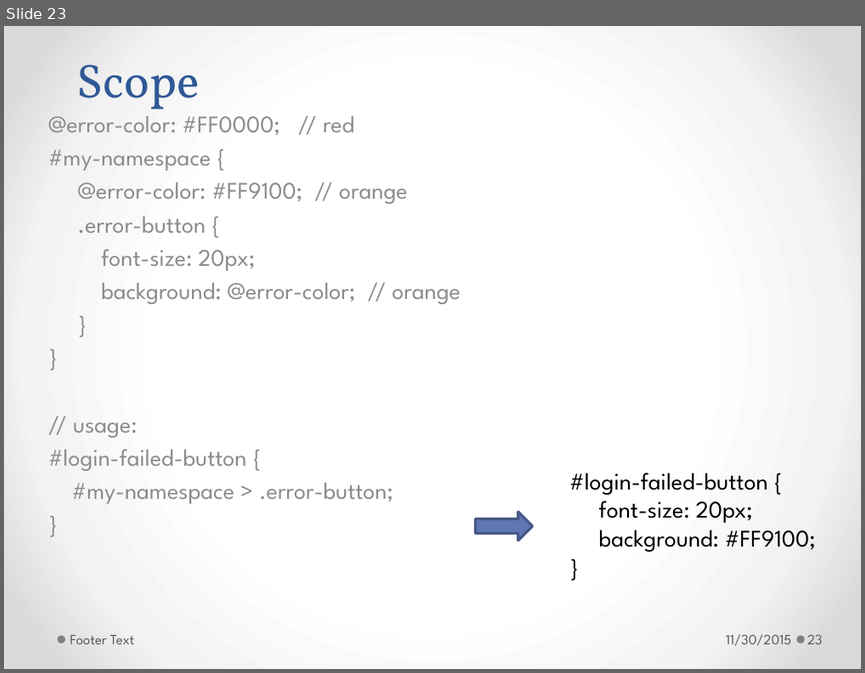
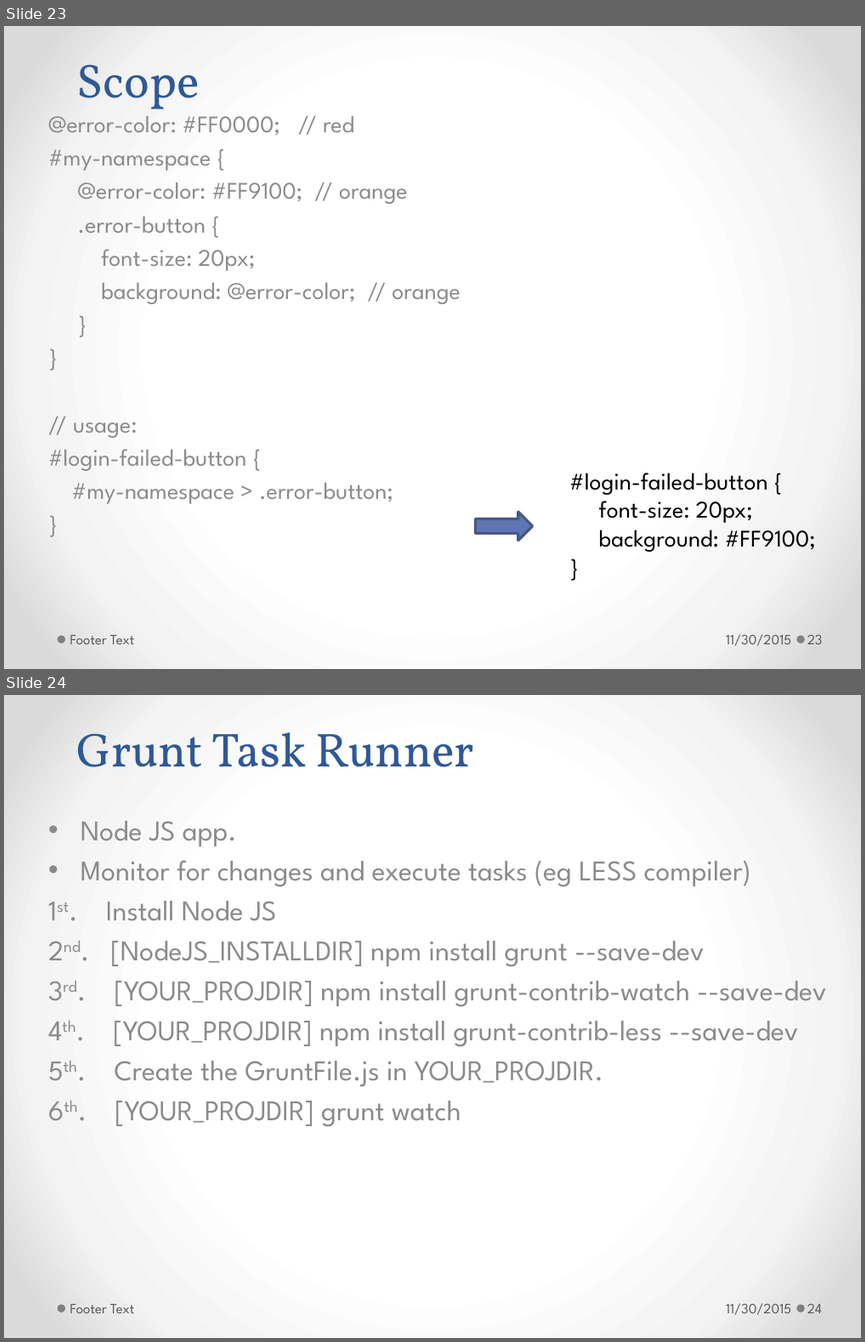
Before and after one commit to h-t-tran/work, a slide deck: brownbag/less/tech-presentation-less.pptx. Shown one above the other, each under a label of ours: slide 23 before the commit, slides 23 and 24 after it. The pictures are 865x673 and 865x1342 pixels, drawn with LibreOffice and Linux fonts; fonts in the diff are those of the drawing. Boxes give left, top, right and bottom in pixels: in the first picture for what was removed or moved away, otherwise in the second. Text is boxed around its words. In the diff, an @@ line names an element or a change of style, - is before the commit and + after.

Commit message:
add grunt

```diff
--- a/brownbag/less/tech-presentation-less.pptx
+++ b/brownbag/less/tech-presentation-less.pptx
@@ slide 24 added at [4, 695, 861, 1338], background gradient #FFFFFF to #F4F4F4 to #DADADA; not listed: 2 template elements that a slide beside it also shows @@
@@ title added at [77, 732, 475, 767], 40 pt, text #2F5897 @@
+Grunt Task Runner
@@ subtitle added at [80, 821, 826, 1127], 24 pt, text #8C8C8C @@
+• Node JS app.
+• Monitor for changes and execute tasks (eg LESS compiler)
+1st. Install Node JS
+2nd. [NodeJS_INSTALLDIR] npm install grunt --save-dev
+3rd. [YOUR_PROJDIR] npm install grunt-contrib-watch --save-dev
+4th. [YOUR_PROJDIR] npm install grunt-contrib-less --save-dev
+5th. Create the GruntFile.js in YOUR_PROJDIR.
+6th. [YOUR_PROJDIR] grunt watch
@@ text added at [70, 1304, 134, 1313], 12 pt, text #595959 @@
+Footer Text
@@ text added at [726, 1303, 791, 1315], 12 pt, text #595959 @@
+11/30/2015
@@ page number added at [807, 1304, 822, 1313], 12 pt, text #595959 @@
+24
```
Also in this commit, not shown: 1 slide changed, 1 other slide added.
